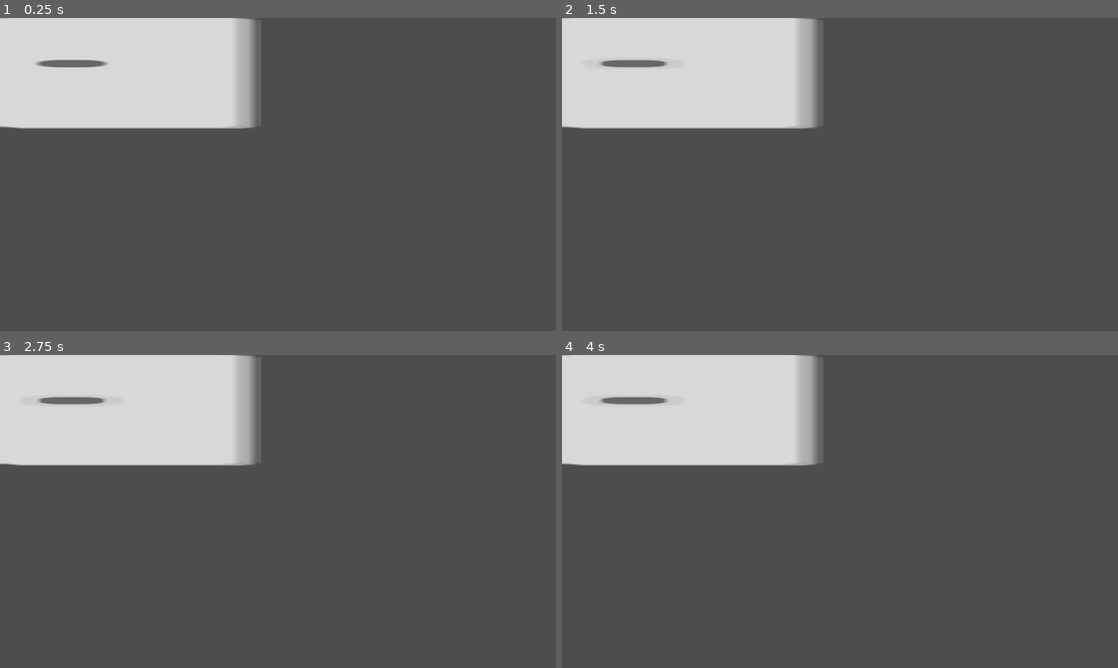
Above: before the commit, frames 1-4 (two rows, left to right).
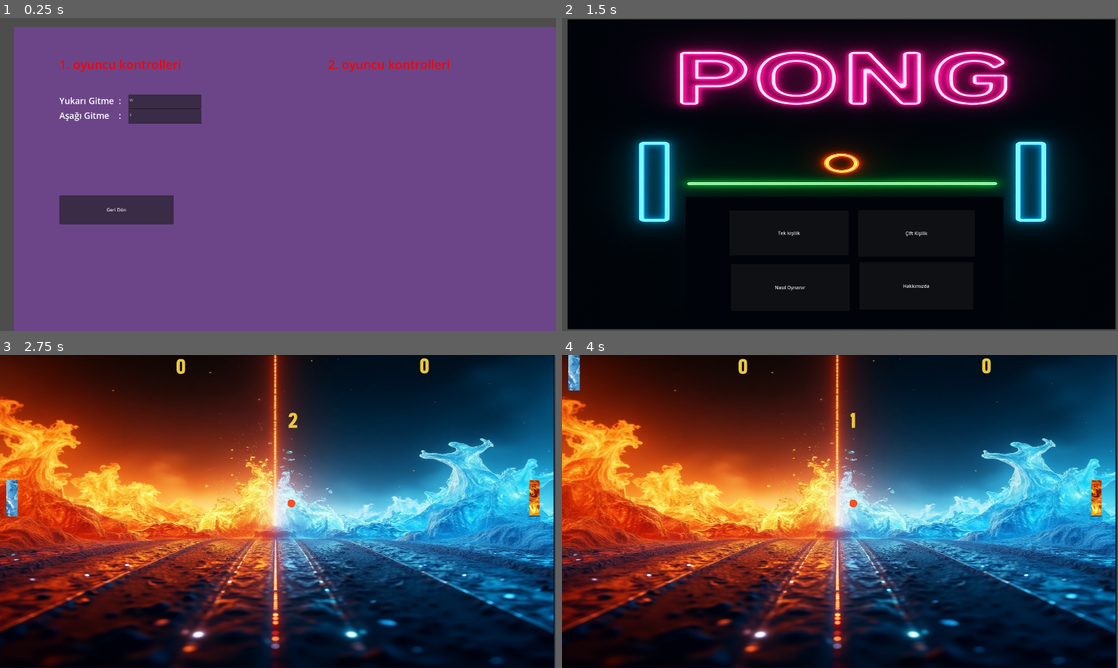
Above: after the commit, the same moments.

Repository: Abdulkadir2516/Ping_pong_oyunu_op7
Game: Godot game, scene res://sahneler/nasıl_oynanır.tscn
Two runs of this game, one before a commit and one after it. Both use one fixed random seed, a clock stepped at 60 frames per second and the inputs below. This scene is started directly instead of the project's main scene.
Inputs (mouse positions are in pixels of both pictures, inside the frame that each line leads up to):
- Up to frame 1 (0.25 s): no input
- Up to frame 2 (1.5 s): click (634, 64) at 0.52 s; click (678, 208) at 1.25 s, where only the run after the commit has a clickable "Geri Dön"
- Up to frame 3 (2.75 s): click (227, 570) at 2 s, where only the run after the commit has a clickable "Tek kişilik"
- Up to frame 4 (4 s): tap Enter at 2.75 s; move the mouse to (962, 495) at 2.77 s; hold Up (up) 2.78-3.53 s; hold W (yukarı git) 2.78-3.53 s; click (962, 495) at 2.92 s; move the mouse to (728, 527) at 3.52 s; hold Down (down) from 3.53 s (still down); tap S (aşağı git) at 3.6 s; tap W (yukarı git) at 3.8 s

The runs differ from the first frame. In frame 1, 97% of the frame differs, in the area x 0-100%, y 0-100%; in frame 2, 98%; in frame 3, 99%; in frame 4, 99%.

Commit message:
nasıl oynanı tuş atamaları yapıltı

Diff:
--- a/kodlar/bölüm.gd
+++ b/kodlar/bölüm.gd
@@ -2,6 +2,9 @@
 
 var atilangol = -2
 var yenilengol = -2
+
+
+
 func _ready():
 	$AcceptDialog.position = Vector2(1006,512)
 	$AcceptDialog.visible = false
--- /dev/null
+++ b/kodlar/nasıl_oynanır.gd
@@ -0,0 +1,24 @@
+extends ColorRect
+
+func _on_text_edit_gui_input(event: InputEvent) -> void:
+	if event is InputEventKey and event.pressed:
+		var keycode = event.physical_keycode
+		var key_name = OS.get_keycode_string(keycode)
+
+		# Tuşun adını yazdır (debug)
+		print("Basilan tuş: ", key_name)
+
+		# Girdi haritasına ekle (örnek aksiyon: "my_action")
+		var action_name = "yukarı git"
+
+		if not InputMap.has_action(action_name):
+			InputMap.add_action(action_name)
+
+		var new_event = InputEventKey.new()
+		new_event.physical_keycode = keycode
+		InputMap.action_add_event(action_name, new_event)
+
+
+
+func _on_button_pressed() -> void:
+	get_tree().change_scene_to_file("res://sahneler/giris.tscn")
--- a/sahneler/giris.tscn
+++ b/sahneler/giris.tscn
@@ -34,24 +34,24 @@
 
 [node name="cift_kisilik" type="Button" parent="."]
 offset_left = 1023.0
-offset_top = 691.0
-offset_right = 1406.0
+offset_top = 663.0
+offset_right = 1426.0
 offset_bottom = 823.0
 text = "Çift Kişilik
 "
 
 [node name="nasıl_oynanir" type="Button" parent="."]
-offset_left = 589.0
+offset_left = 583.0
 offset_top = 849.0
-offset_right = 1011.0
-offset_bottom = 1005.0
+offset_right = 993.0
+offset_bottom = 1011.0
 text = "Nasıl Oynanır"
 
 [node name="Button2" type="Button" parent="."]
-offset_left = 1042.0
-offset_top = 862.0
-offset_right = 1404.0
-offset_bottom = 1025.0
+offset_left = 1027.0
+offset_top = 843.0
+offset_right = 1420.0
+offset_bottom = 1006.0
 text = "Hakkımızda"
 
 [connection signal="pressed" from="tek_kisilik" to="." method="_on_tek_kisilik_pressed"]
--- a/sahneler/nasıl_oynanır.tscn
+++ b/sahneler/nasıl_oynanır.tscn
@@ -1,14 +1,78 @@
 [gd_scene load_steps=2 format=3 uid="uid://cmhumjviovvam"]
 
-[ext_resource type="Texture2D" uid="uid://bjwmel56xljtr" path="res://assetler/Paddle.png" id="1_765f2"]
+[ext_resource type="Script" uid="uid://b8mb8vusyeql0" path="res://kodlar/nasıl_oynanır.gd" id="1_765f2"]
 
-[node name="Sprite2D" type="Sprite2D"]
-position = Vector2(451.125, 189.25)
-scale = Vector2(29.0887, 3.16942)
-texture = ExtResource("1_765f2")
+[node name="Arkaplan rengi" type="ColorRect"]
+anchors_preset = -1
+anchor_right = 0.004
+anchor_bottom = 0.011
+offset_left = 48.0
+offset_top = 31.0
+offset_right = 1959.32
+offset_bottom = 1099.12
+color = Color(0.423529, 0.270588, 0.533333, 1)
+script = ExtResource("1_765f2")
 
-[node name="geri" type="Button" parent="."]
-offset_left = -10.9708
-offset_top = -13.9615
-offset_right = -2.97075
-offset_bottom = -5.96153
+[node name="Label" type="Label" parent="."]
+layout_mode = 0
+offset_left = 157.0
+offset_top = 100.0
+offset_right = 647.0
+offset_bottom = 192.0
+theme_override_colors/font_color = Color(1, 0, 0, 1)
+theme_override_font_sizes/font_size = 42
+text = "1. oyuncu kontrolleri"
+
+[node name="Label2" type="Label" parent="."]
+layout_mode = 0
+offset_left = 1085.0
+offset_top = 100.0
+offset_right = 1575.0
+offset_bottom = 192.0
+theme_override_colors/font_color = Color(1, 0, 0, 1)
+theme_override_font_sizes/font_size = 42
+text = "2. oyuncu kontrolleri"
+
+[node name="Label3" type="Label" parent="."]
+layout_mode = 0
+offset_left = 157.0
+offset_top = 233.0
+offset_right = 447.0
+offset_bottom = 284.0
+theme_override_font_sizes/font_size = 30
+text = "Yukarı Gitme  : "
+
+[node name="Label4" type="Label" parent="."]
+layout_mode = 0
+offset_left = 157.0
+offset_top = 284.0
+offset_right = 447.0
+offset_bottom = 335.0
+theme_override_font_sizes/font_size = 30
+text = "Aşağı Gitme    : "
+
+[node name="TextEdit" type="TextEdit" parent="."]
+layout_mode = 0
+offset_left = 395.0
+offset_top = 233.0
+offset_right = 647.0
+offset_bottom = 284.0
+placeholder_text = "w"
+
+[node name="TextEdit2" type="TextEdit" parent="."]
+offset_left = 395.0
+offset_top = 284.0
+offset_right = 647.0
+offset_bottom = 335.0
+placeholder_text = "s"
+
+[node name="Button" type="Button" parent="."]
+layout_mode = 0
+offset_left = 157.0
+offset_top = 581.0
+offset_right = 552.0
+offset_bottom = 681.0
+text = "Geri Dön"
+
+[connection signal="gui_input" from="TextEdit" to="." method="_on_text_edit_gui_input"]
+[connection signal="pressed" from="Button" to="." method="_on_button_pressed"]
Not shown, added: kodlar/nasıl_oynanır.gd.uid
